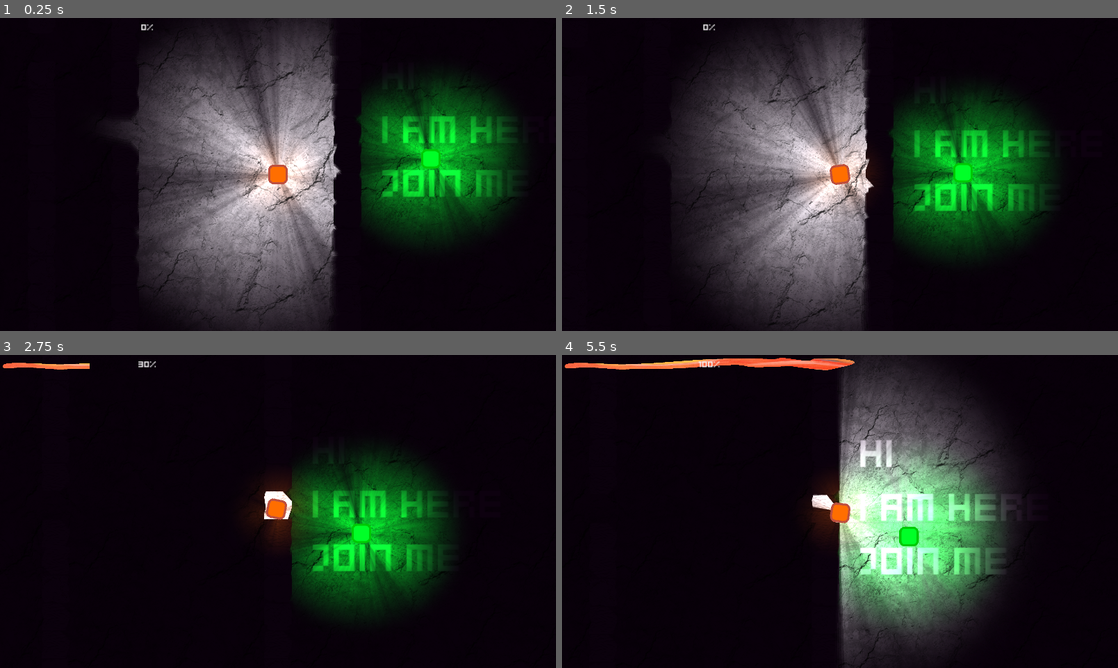
Above: before the commit, frames 1-4 (two rows, left to right).
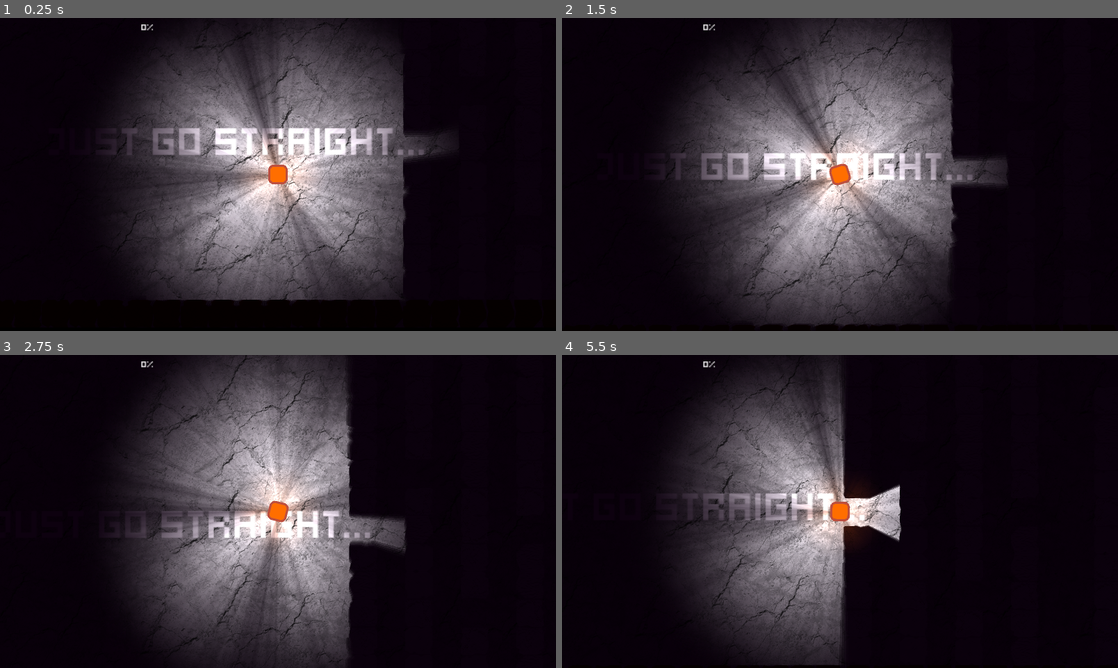
Above: after the commit, the same moments.

Repository: kurilluk/FITJam24
Game: Godot game, scene res://scenes/level01.tscn
Same seed, same stepped clock (60 frames per second), same inputs: the game is played once before the commit and once after it.
Inputs (mouse positions are in pixels of both pictures, inside the frame that each line leads up to):
- Up to frame 1 (0.25 s): no input
- Up to frame 2 (1.5 s): tap Enter at 0.5 s; move the mouse to (962, 158) at 0.52 s; press the mouse at (962, 158) at 0.53 s; hold Right (ui_right) 0.53-1.28 s; move the mouse to (728, 190) at 1.27 s; release the mouse at (728, 190) at 1.28 s; hold Down (ui_down) from 1.28 s (still down); right-click (728, 190) at 1.35 s
- Up to frame 3 (2.75 s): move the mouse to (333, 442) at 2.02 s; release Down (ui_down) at 2.03 s; press the mouse at (333, 442) at 2.03 s; hold Right (ui_right) from 2.03 s (still down)
- Up to frame 4 (5.5 s): move the mouse to (812, 574) at 2.77 s; release Right (ui_right) at 2.78 s; release the mouse at (812, 574) at 2.78 s; hold Up (ui_up) 2.78-3.53 s; right-click (812, 574) at 2.85 s; click (812, 574) at 2.92 s; move the mouse to (1006, 558) at 3.52 s; press the mouse at (1006, 558) at 3.53 s; hold Left (ui_left) 3.53-5.03 s; move the mouse to (673, 464) at 4.27 s; release the mouse at (673, 464) at 4.28 s; right-click (673, 464) at 4.35 s; move the mouse to (867, 511) at 5.02 s; press the mouse at (867, 511) at 5.03 s; hold Down (ui_down) from 5.03 s (still down)

The runs differ from the first frame. In frame 1, 28% of the frame differs, in the area x 18-95%, y 2-100%; in frame 2, 29%; in frame 3, 43%; in frame 4, 47%, in the area x 0-83%, y 0-100%.

Commit message:
Run

Diff:
--- a/scenes/level01.tscn
+++ b/scenes/level01.tscn
@@ -8,6 +8,7 @@
 [ext_resource type="Texture2D" uid="uid://8ohvsc1ifcrc" path="res://images/cracked-rock-1024x1024-assets/rock.png" id="4_fy0y7"]
 [ext_resource type="PackedScene" uid="uid://c5bsyqbmsg1ml" path="res://scenes/end.tscn" id="10_djf73"]
 [ext_resource type="Script" path="res://scripts/Tramps.gd" id="10_prte6"]
+[ext_resource type="PackedScene" uid="uid://d3cfww00ag4cy" path="res://scenes/tramp.tscn" id="11_sewmd"]
 [ext_resource type="PackedScene" uid="uid://btqmn3pt72x8f" path="res://scenes/player.tscn" id="12_te7ba"]
 [ext_resource type="Script" path="res://scripts/StressMeter.gd" id="13_qp8cs"]
 [ext_resource type="AudioStream" uid="uid://dun8vvei2xm7h" path="res://sounds/ambience/ambience_fear_01.mp3" id="14_8saj4"]
@@ -93,10 +94,12 @@
 visibility_layer = 2
 color = Color(0.0509804, 0.00392157, 0.0588235, 1)
 
-[node name="Player" parent="." node_paths=PackedStringArray("TurnOnAtStart") instance=ExtResource("12_te7ba")]
-position = Vector2(2176, 580)
+[node name="Player" parent="." node_paths=PackedStringArray("end", "TurnOnAtStart") instance=ExtResource("12_te7ba")]
+position = Vector2(736, 672)
+end = NodePath("../End")
 speed = 100.0
 TurnOnAtStart = [NodePath("../CanvasModulate"), NodePath("../Level/Background")]
+nextID = 2
 
 [node name="WorldEnvironment" type="WorldEnvironment" parent="."]
 environment = SubResource("Environment_ot2c4")
@@ -112,6 +115,10 @@
 [node name="Tramps" type="Node" parent="."]
 script = ExtResource("10_prte6")
 
+[node name="Tramp" parent="Tramps" instance=ExtResource("11_sewmd")]
+visible = false
+position = Vector2(1952, 800)
+
 [node name="LevelInfo" type="Control" parent="."]
 layout_mode = 3
 anchors_preset = 15
@@ -123,9 +130,9 @@
 [node name="LevelText" type="Label" parent="LevelInfo"]
 z_index = 101
 layout_mode = 0
-offset_left = 128.0
+offset_left = 208.0
 offset_top = 512.0
-offset_right = 1296.0
+offset_right = 1376.0
 offset_bottom = 672.0
 theme = ExtResource("1_rbyeo")
 theme_override_font_sizes/font_size = 96
--- a/scenes/tramp.tscn
+++ b/scenes/tramp.tscn
@@ -45,7 +45,6 @@
 z_index = 7
 texture_filter = 1
 material = SubResource("CanvasItemMaterial_kbtj1")
-scale = Vector2(0.8, 0.8)
 texture = ExtResource("3_n0gn2")
 
 [node name="DecreaseStressParticles" type="CPUParticles2D" parent="."]
Not shown: 1 places in scenes/level01.tscn that only renumber resources
Not shown: 1 places in scenes/tramp.tscn that only renumber resources
